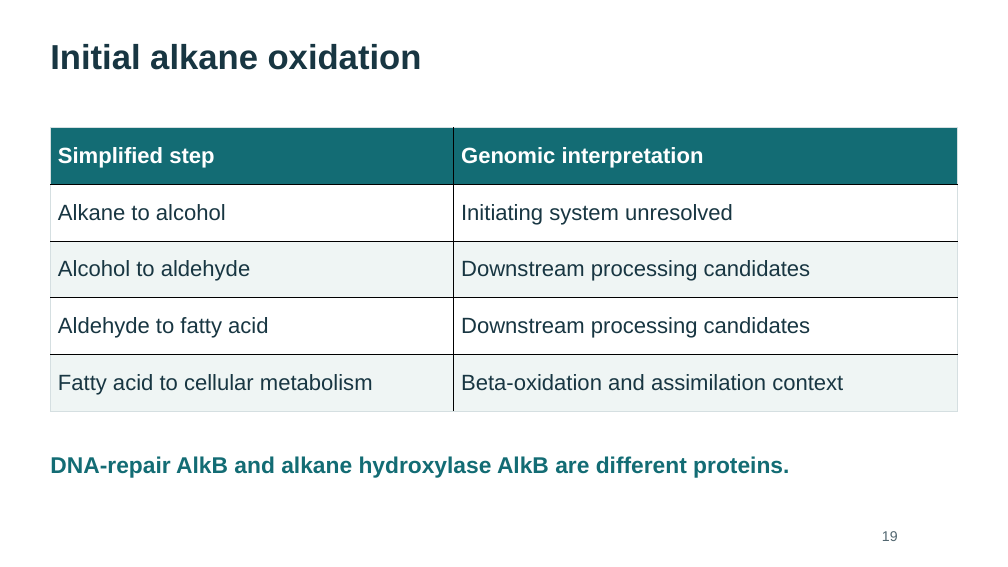
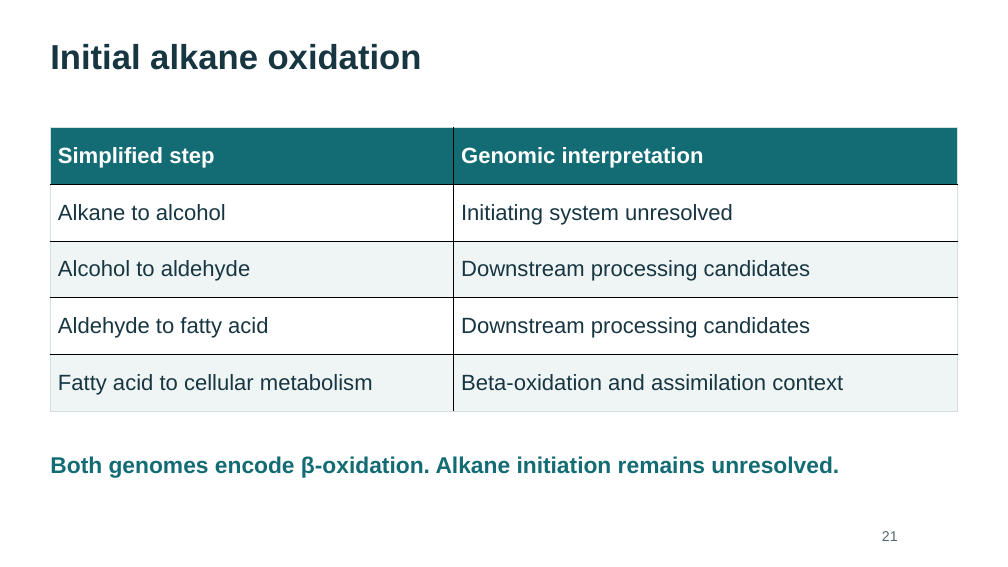
Before and after one commit to WhyAdr/sm-manu, a slide deck: slide 21 of explainer/NMZ-Serratia-genomics-explainer-2026-10-20.pptx (slide 19 before the commit). Drawn at 1008x567 pixels with LibreOffice and Linux fonts; fonts in the diff are those of the drawing. Boxes give left, top, right and bottom in pixels: in the first picture for what was removed or moved away, otherwise in the second. Text is boxed around its words. In the diff, an @@ line names an element or a change of style, - is before the commit and + after.

```diff
--- a/explainer/NMZ-Serratia-genomics-explainer-2026-10-20.pptx
+++ b/explainer/NMZ-Serratia-genomics-explainer-2026-10-20.pptx
@@ text at [50,456,839,478]: text changed @@
-DNA-repair AlkB and alkane hydroxylase AlkB are different proteins.
+Both genomes encode β-oxidation. Alkane initiation remains unresolved.
@@ text at [882,531,898,541]: text changed @@
-19
+21
```
Also in this commit, not shown: 21 other slides changed, 4 slides added, 1 slide removed, 12 other files.
